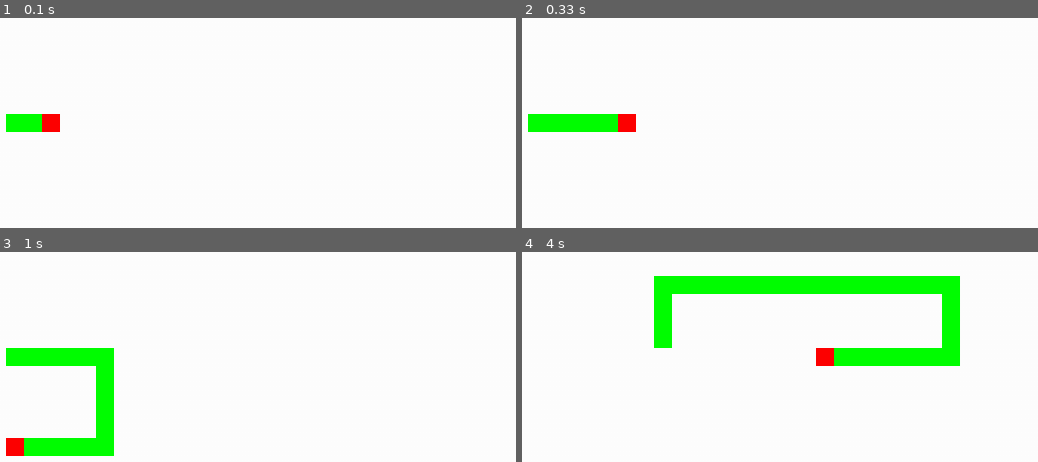
Above: before the commit, frames 1-4 (two rows, left to right).
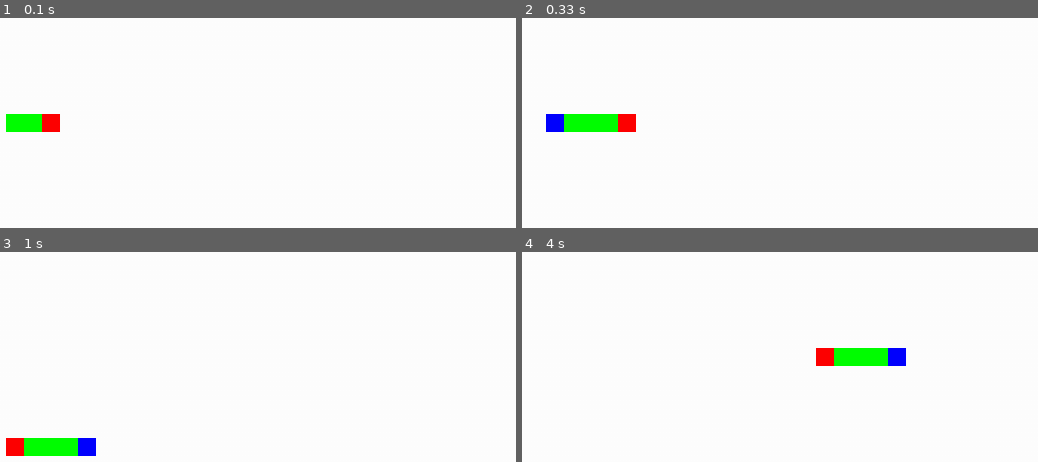
Above: after the commit, the same moments.

Repository: hspotlight/snake-game-pygame
Game: pygame game, started from main.py
Same seed, same stepped clock (60 frames per second), same inputs: the game is played once before the commit and once after it.
Inputs:
- Up to frame 1 (0.1 s): no input
- Up to frame 2 (0.33 s): no input
- Up to frame 3 (1 s): tap S at 0.33 s; tap A at 0.67 s
- Up to frame 4 (4 s): tap W at 1 s; hold Right 1.33-1.8 s; hold Up 1.83-2.13 s; hold Right 2.17-2.63 s; hold Down 3.23-3.53 s; hold Left 3.57-3.97 s

Frame 1 is identical in both runs. In frame 2, 0.6% of the frame differs, in the area x 1-9%, y 45-55%; in frame 3, 3.6%; in frame 4, 8.1%, in the area x 25-85%, y 11-55%.

Commit message:
Snake - handle control a snake using Class

Diff:
--- a/main.py
+++ b/main.py
@@ -1,45 +1,24 @@
 import pygame
 import color
+import snake
 
 max_width = 1000
 max_height = 800
 screen = pygame.display.set_mode((max_width, max_height))
-
 pygame.display.set_caption('Hong Snake Ja')
 
 running = True
 clock = pygame.time.Clock()
 frame_per_second = 60
 
-
 # block
 block_width = 20
 block_height = 20
 
-# create a snake
-
-def get_next_head_position():
-    # move one block at a time
-    next_head_position = point[0].copy()
-    if moving_direction == 'W':
-        next_head_position[1] -= 1
-    if moving_direction == 'S':
-        next_head_position[1] += 1
-    if moving_direction == 'A':
-        next_head_position[0] -= 1
-    if moving_direction == 'D':
-        next_head_position[0] += 1
-    return next_head_position
-
-
-
-initial_length = 30
+initial_length = 5
 initial_position = [10, 10]
 moving_direction = 'D'
-point = []
-point.append(initial_position)
-
-temp_initial_length = initial_length
+my_snake = snake.Snake(moving_direction, initial_position, initial_length)
 
 screen.fill(color.white)
 count = 1
@@ -50,40 +29,36 @@
             running = False
 
         if event.type == pygame.KEYDOWN:
-            # get key and change direction
             if (event.key == pygame.K_UP or event.key == ord('w')) and moving_direction != 'S':
-            # if event.key == pygame.K_UP:
                 moving_direction = 'W'
             elif (event.key == pygame.K_DOWN or event.key == ord('s')) and moving_direction != 'W':
-            # elif event.key == pygame.K_DOWN:
                 moving_direction = 'S'
             elif (event.key == pygame.K_LEFT or event.key == ord('a')) and moving_direction != 'D':
-            # elif event.key == pygame.K_LEFT:
                 moving_direction = 'A'
             elif (event.key == pygame.K_RIGHT or event.key == ord('d')) and moving_direction != 'A':
-            # elif event.key == pygame.K_RIGHT:
                 moving_direction = 'D'
 
-    # move snake position according to the direction
-    next_head_position = get_next_head_position()
-    last_head_position = point[0]
-    pygame.draw.rect(screen, color.green, (last_head_position[0] * block_width, last_head_position[1] * block_height, block_width, block_height))
 
-    point.insert(0, next_head_position)
-    # print(next_head_position)
-    pygame.draw.rect(screen, color.red, (next_head_position[0] * block_width, next_head_position[1] * block_height, block_width, block_height))
+    ## moving snake
+    my_snake.set_moving_direction(moving_direction)
 
-    if (temp_initial_length == 0):
-        tail_position = point.pop()
-        # print(tail_position)
-        pygame.draw.rect(screen, color.white, (tail_position[0] * block_width, tail_position[1] * block_height, block_width, block_height))
-    else:
-        temp_initial_length -= 1
+    moving_parts = my_snake.move()
+
+    # next_head
+    pygame.draw.rect(screen, color.red, (moving_parts[0][0] * block_width, moving_parts[0][1] * block_height, block_width, block_height))
+
+    # prev_head
+    pygame.draw.rect(screen, color.green, (moving_parts[1][0] * block_width, moving_parts[1][1] * block_height, block_width, block_height))
+
+    # update tail
+    if len(moving_parts) > 2:
+        # next_tail
+        pygame.draw.rect(screen, color.blue, (moving_parts[2][0] * block_width, moving_parts[2][1] * block_height, block_width, block_height))
+
+        # prev_tail
+        # same color as background
+        pygame.draw.rect(screen, color.white, (moving_parts[3][0] * block_width, moving_parts[3][1] * block_height, block_width, block_height))
+
 
     pygame.display.update()
-
-    # clock.tick(frame_per_second)
-    # print('hello')
-    # print(count)
-    # count += 1
     pygame.time.delay(70)
--- /dev/null
+++ b/snake.py
@@ -0,0 +1,43 @@
+class Snake:
+    def __init__(self, moving_direction, point, initial_length=5):
+        self.moving_direction = moving_direction
+        self.location = [point]
+        self.initial_length = initial_length
+
+    def get_next_head_position(self):
+
+        # get current head position
+        next_head_position = self.get_current_head_position()
+        direction = self.moving_direction
+        if direction == 'W':
+            next_head_position[1] -= 1
+        if direction == 'S':
+            next_head_position[1] += 1
+        if direction == 'A':
+            next_head_position[0] -= 1
+        if direction == 'D':
+            next_head_position[0] += 1
+
+        return next_head_position
+
+    def get_current_head_position(self):
+        return self.location[0].copy()
+
+    def set_moving_direction(self, moving_direction):
+        self.moving_direction = moving_direction
+
+    # return the moving parts of the snake includes next head, current head, and previous tail
+    # output = (head_next, head_prev, tail_next?, tail_prev?)
+    def move(self):
+        head_next = self.get_next_head_position()
+        head_prev = self.get_current_head_position()
+
+        output = [head_next, head_prev]
+        if len(self.location) >= self.initial_length and len(self.location) >= 2:
+            tail_prev = self.location.pop()
+            tail_next = self.location[-1]
+            output.append(tail_next)
+            output.append(tail_prev)
+
+        self.location.insert(0, head_next)
+        return output
